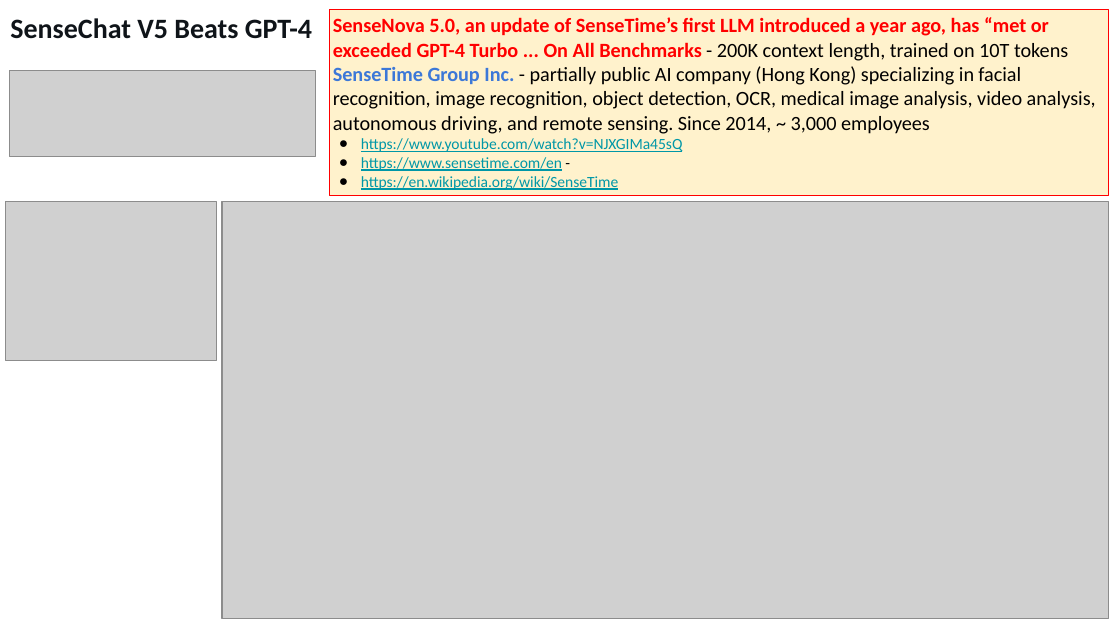
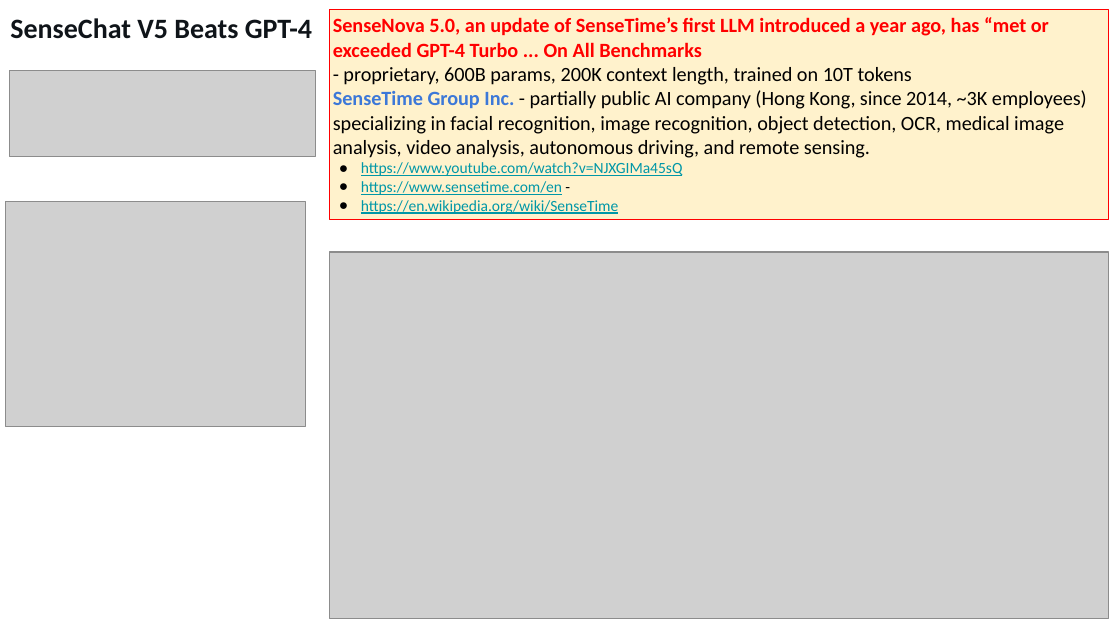
Before and after one commit to lselector/seminar, a slide deck: slide 9 of 2024/2024-04-26-AI-Updates.pptx. Drawn at 1120x630 pixels with LibreOffice and Linux fonts; fonts in the diff are those of the drawing; grey boxes stand for pictures. Boxes give left, top, right and bottom in pixels: in the first picture for what was removed or moved away, otherwise in the second. Text is boxed around its words. In the diff, an @@ line names an element or a change of style, - is before the commit and + after.

Commit message:
update

```diff
--- a/2024/2024-04-26-AI-Updates.pptx
+++ b/2024/2024-04-26-AI-Updates.pptx
@@ rectangle "SenseNova 5.0, an update of ...": place and size @@
-rectangle "SenseNova 5.0, an update of ..." at [329,9,1109,195]
+rectangle "SenseNova 5.0, an update of ..." at [329,9,1109,220]
@@ text in rectangle at [333,17,1087,158]: text changed @@
-SenseNova 5.0, an update of SenseTime’s first LLM introduced a year ago, has “met or exceeded GPT-4 Turbo ... On All Benchmarks - 200K context length, trained on 10T tokens
-SenseTime Group Inc. - partially public AI company (Hong Kong) specializing in facial recognition, image recognition, object detection, OCR, medical image analysis, video analysis, autonomous driving, and remote sensing. Since 2014, ~ 3,000 employees
+SenseNova 5.0, an update of SenseTime’s first LLM introduced a year ago, has “met or exceeded GPT-4 Turbo ... On All Benchmarks
+- proprietary, 600B params, 200K context length, trained on 10T tokens
+SenseTime Group Inc. - partially public AI company (Hong Kong, since 2014, ~3K employees) specializing in facial recognition, image recognition, object detection, OCR, medical image analysis, video analysis, autonomous driving, and remote sensing.
@@ picture removed at [6,202,217,360] @@
@@ picture added at [6,202,306,427] @@
@@ picture: place and size @@
-picture at [222,202,1109,618]
+picture at [329,252,1109,618]
```
Also in this commit, not shown: 3 other slides changed.
